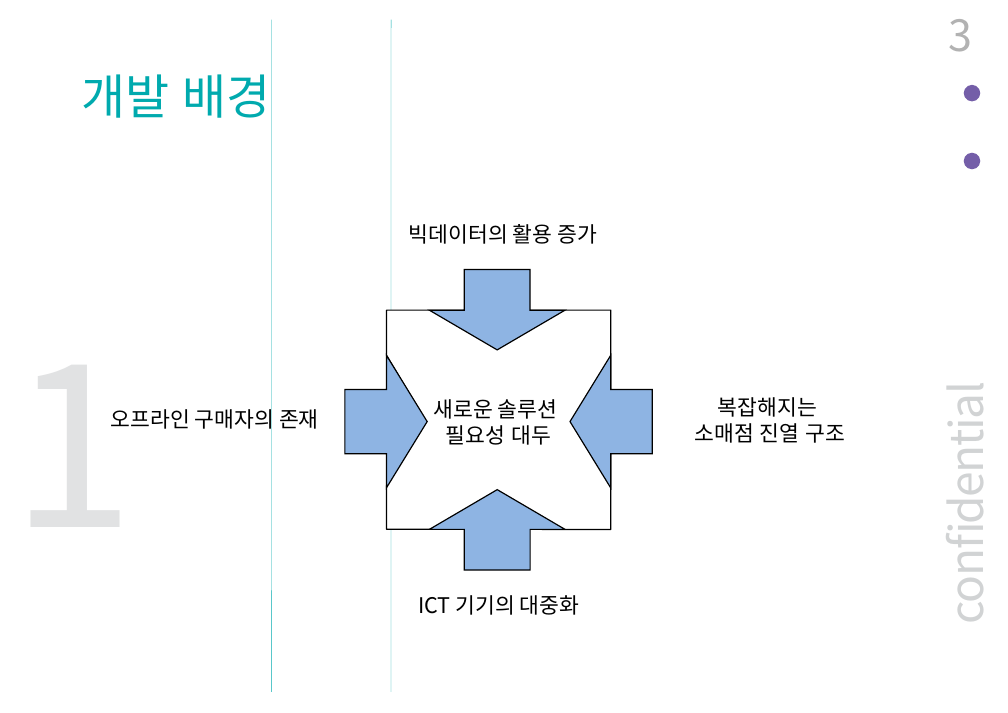
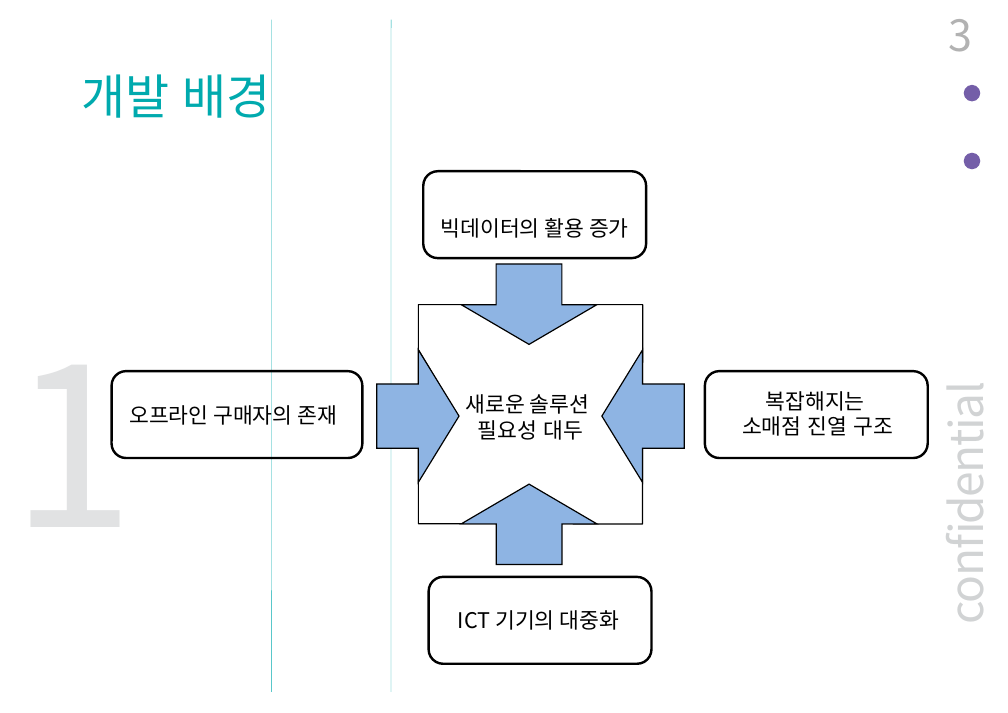
Before and after one commit to BerryWell/CapstoneDesign-2019-02, a slide deck: slide 3 of 제출자료/발표자료/최종_발표_자료_12조.pptx. Drawn at 1008x713 pixels with LibreOffice and Linux fonts; fonts in the diff are those of the drawing. Boxes give left, top, right and bottom in pixels: in the first picture for what was removed or moved away, otherwise in the second. Text is boxed around its words. In the diff, an @@ line names an element or a change of style, - is before the commit and + after.

```diff
--- a/제출자료/발표자료/최종_발표_자료_12조.pptx
+++ b/제출자료/발표자료/최종_발표_자료_12조.pptx
@@ rounded rectangle added at (423, 172, 647, 259), outline #000000 2 pt @@
@@ rounded rectangle added at (111, 371, 362, 458), outline #000000 2 pt @@
@@ rounded rectangle added at (705, 371, 929, 458), outline #000000 2 pt @@
@@ text "복잡해지는 소매점 진열 구조": place and size @@
-text "복잡해지는 소매점 진열 구조" at (694, 397, 846, 443)
+text "복잡해지는 소매점 진열 구조" at (742, 391, 893, 436)
@@ text "오프라인 구매자의 존재": place and size @@
-text "오프라인 구매자의 존재" at (111, 406, 319, 433)
+text "오프라인 구매자의 존재" at (129, 401, 337, 428)
@@ 5 freeform shapes, 2 texts: place and size @@
-5 freeform shapes, 2 texts at (345, 224, 653, 570)
+5 freeform shapes, 2 texts at (377, 218, 685, 564)
@@ rounded rectangle added at (429, 577, 652, 664), outline #000000 2 pt @@
@@ text "ICT 기기의 대중화": place and size @@
-text "ICT 기기의 대중화" at (418, 595, 579, 615)
+text "ICT 기기의 대중화" at (458, 610, 619, 630)
```
Also in this commit, not shown: 3 other slides changed, 11 slides added.
